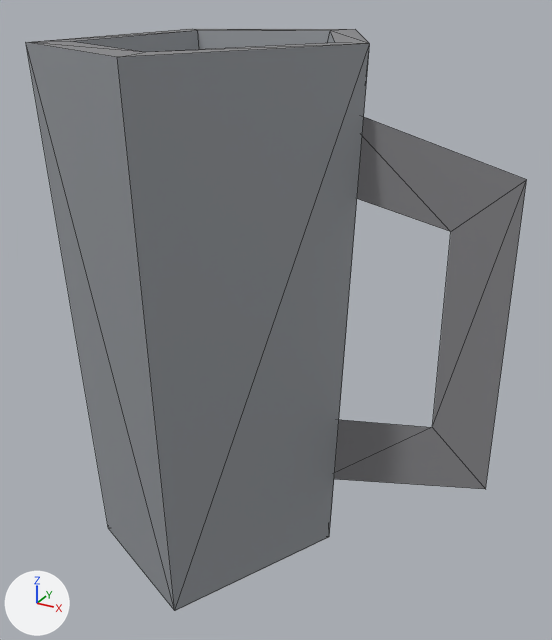
The glTF model s2/models/train_interior/tiny_cup.glb as it was, and as the next commit left it.
Before and after are seen from a camera (50 mm lens) standing at (0.0553, -0.1091, 0.0979) and looking at (-0.0035, -0.0022, 0.0444). Every picture has the same lights, and +X, +Y and +Z are marked at lower left. The older version comes first. Mesh edges are drawn as thin lines. Vertices at exactly the same position are counted once.

Objects in the first picture: 'tiny_cup'.
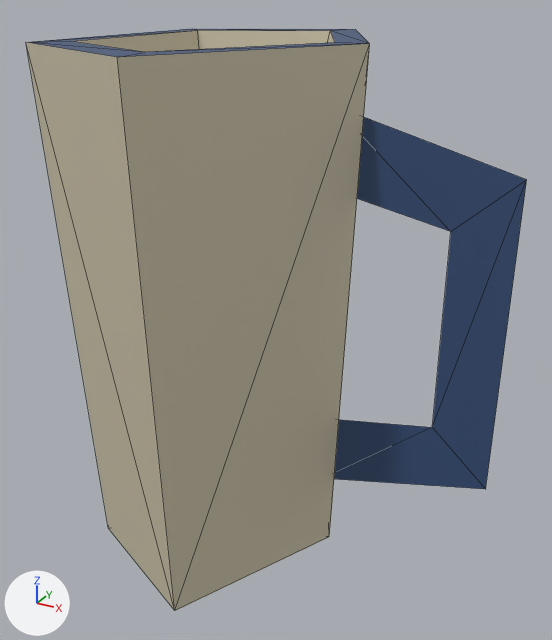
Pixel boxes (x1, y1, x2, y2) of what changed, in the pictures (552 x 640 px):
part 1 of me_tiny_cup, recoloured
    both: (26, 30, 370, 611)
part 2 of me_tiny_cup, recoloured (grey to dark blue)
    both: (28, 29, 527, 489)

What changed in the scene script:
```text
Change me_tiny_cup:
    where me_tiny_cup.from_pydata(...)  # 24 vertices, 34 faces; spans x -0.035..0.035, y -0.035..0.035, z 0.0..0.09
    used by ob_tiny_cup; location = (0.0, 0.0, 0.0)
    me_tiny_cup part 1: 18 faces centred in x -0.034..0.0033, y -0.0289..0.0289, z 0.0..0.064 are repainted in the vertex colours; the middle colour goes from grey #95999e to beige #cec5ab
    me_tiny_cup part 2: 16 faces centred in x -0.0335..0.0317, y -0.028..0.028, z 0.0213..0.09 are repainted in the vertex colours; the middle colour goes from grey #868689 to dark blue #364f78
```
